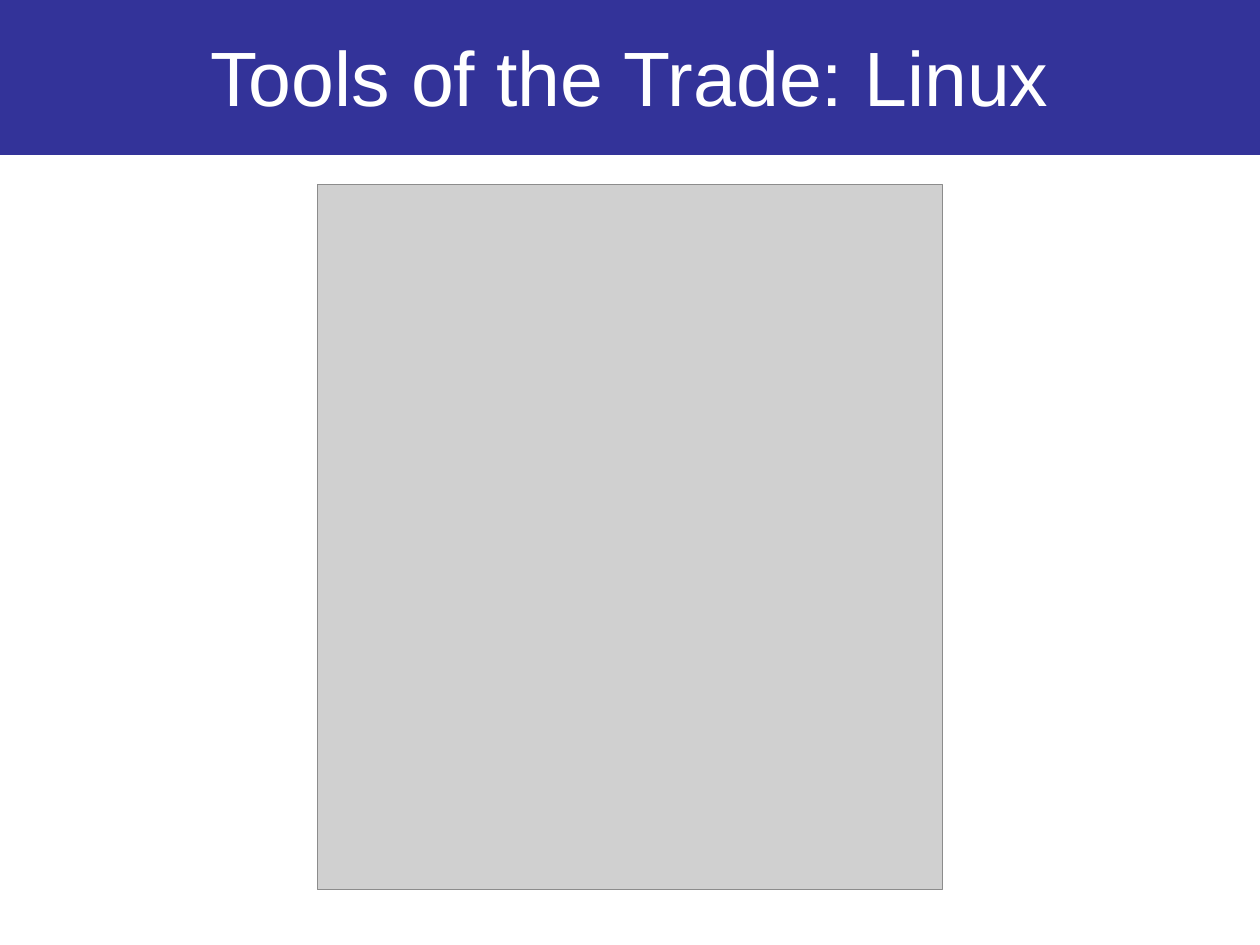
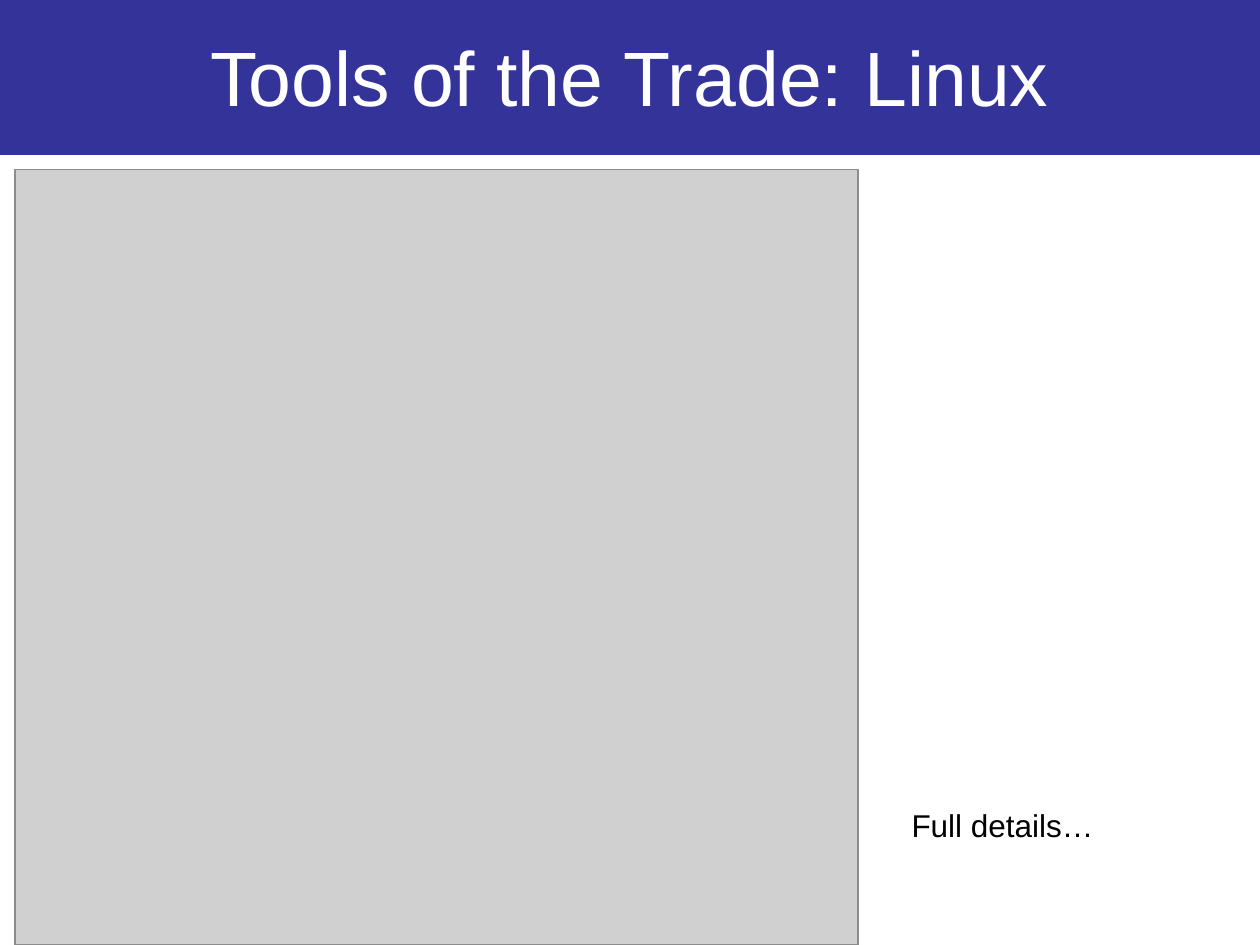
Before and after one commit to UoM-maul1609/paul.connolly.webpages, a slide deck: slide 10 of teaching/eart60071/materials/eart60071_lecture1_asynchronous.ppt (slide 11 before the commit). Drawn at 1260x945 pixels with LibreOffice and Linux fonts; fonts in the diff are those of the drawing; grey boxes stand for pictures. Boxes give left, top, right and bottom in pixels: in the first picture for what was removed or moved away, otherwise in the second. Text is boxed around its words. In the diff, an @@ line names an element or a change of style, - is before the commit and + after.

```diff
--- a/teaching/eart60071/materials/eart60071_lecture1_asynchronous.ppt
+++ b/teaching/eart60071/materials/eart60071_lecture1_asynchronous.ppt
@@ picture: place and size @@
-picture at [318,185,942,890]
+picture at [15,169,858,945]
@@ text added at [912,814,1094,838], 18 pt, text #000000 @@
+Full details…
```
Also in this commit, not shown: 5 other slides changed, 1 slide added, 2 slides removed, 1 other file.
